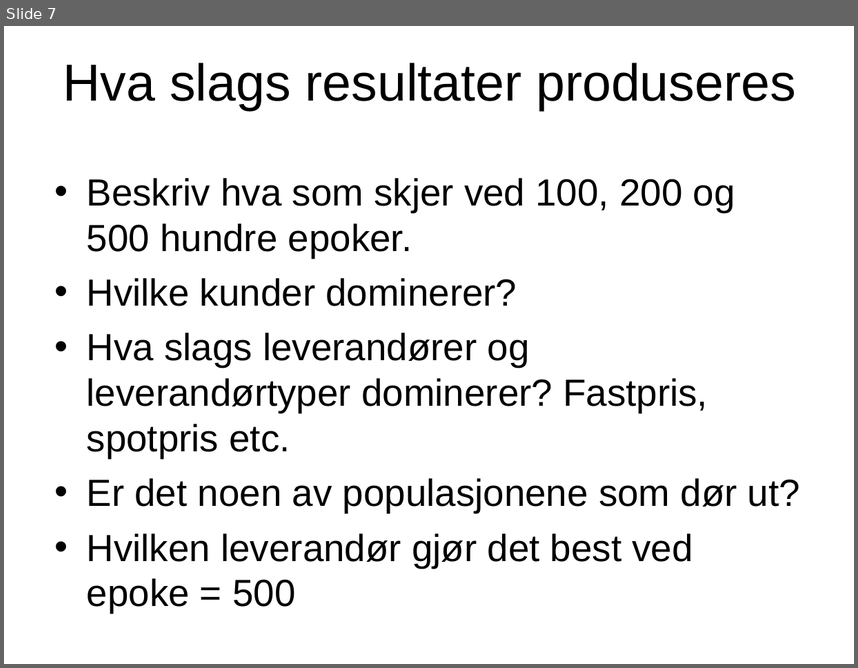
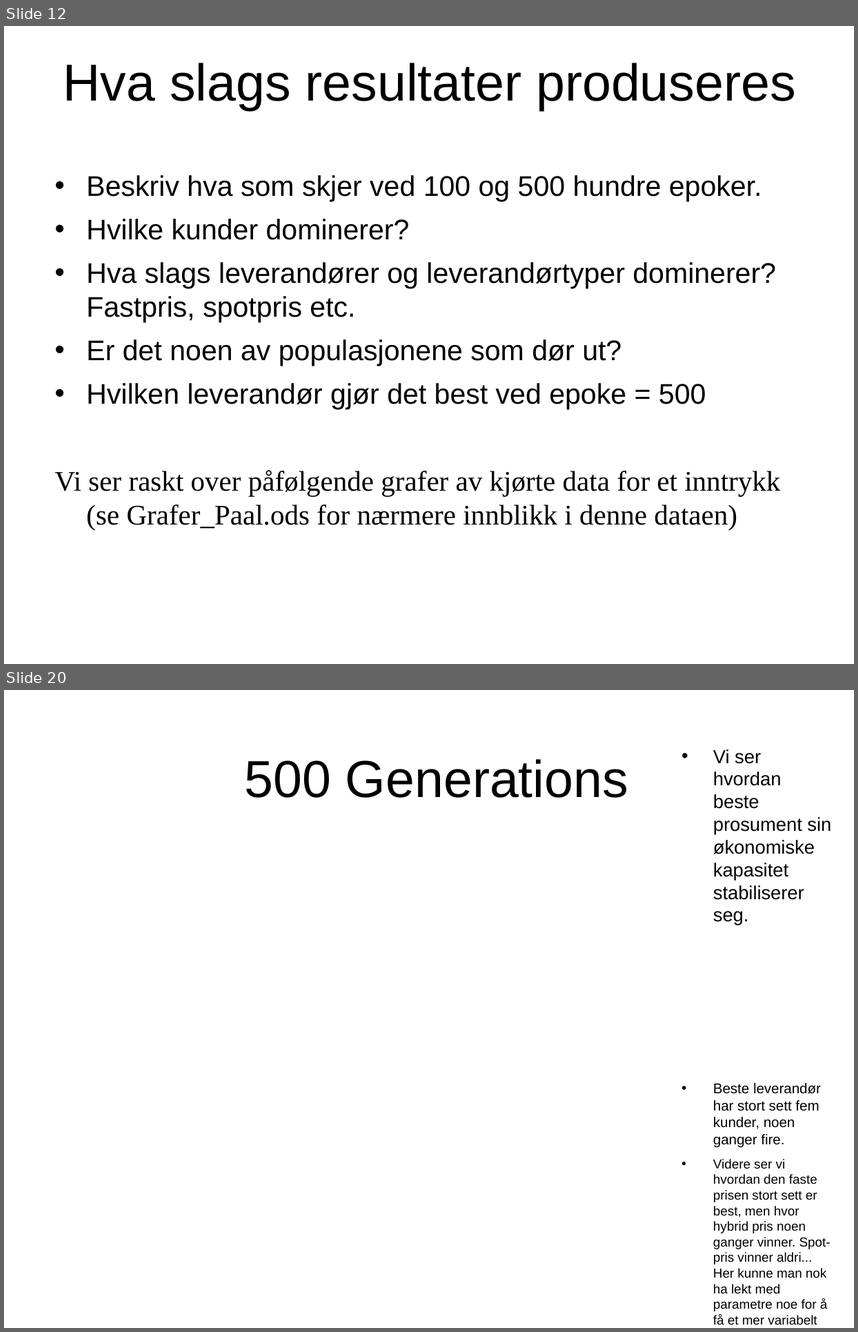
Before and after one commit to ptrefall/ste6246tradingagent, a slide deck: doc/4D_slides_Paal.ppt. Shown one above the other, each under a label of ours: slide 7 before the commit, slides 12 and 20 after it; the slides between them are not shown. The pictures are 858x668 and 858x1332 pixels, drawn with LibreOffice and Linux fonts; fonts in the diff are those of the drawing; background and template pictures are left out. Boxes give left, top, right and bottom in pixels: in the first picture for what was removed or moved away, otherwise in the second. Text is boxed around its words. In the diff, an @@ line names an element or a change of style, - is before the commit and + after.

```diff
--- a/doc/4D_slides_Paal.ppt
+++ b/doc/4D_slides_Paal.ppt
@@ slide 20 added at bbox=[4, 690, 854, 1328], background picture (left out) @@
@@ text added at bbox=[713, 749, 831, 900], 16 pt, text #000000 @@
+• Vi ser hvordan beste prosument sin økonomiske kapasitet stabiliserer seg.
@@ text added at bbox=[244, 759, 628, 798], 44 pt, text #000000 @@
+500 Generations
@@ text added at bbox=[713, 1083, 831, 1325], 11 pt, text #000000 @@
+• Beste leverandør har stort sett fem kunder, noen ganger fire.
+• Videre ser vi hvordan den faste prisen stort sett er best, men hvor hybrid pris noen ganger vinner. Spot-pris vinner aldri... Her kunne man nok ha lekt med parametre noe for å få et mer variabelt resultat.
@@ what was slide 7 is now slide 12 @@
@@ slide 12 changed as well @@
@@ text at bbox=[86, 175, 762, 202]: text changed; size 32 to 24 pt @@
-• Beskriv hva som skjer ved 100, 200 og 500 hundre epoker.
+• Beskriv hva som skjer ved 100 og 500 hundre epoker.
@@ text at bbox=[86, 219, 776, 410]: size 32 to 24 pt in "Hvilke kunder dominerer?", "Hva slags leverandører og leverandørtyper dominerer? Fastpri ...", "Er det noen av populasjonene som dør ...", "Hvilken leverandør gjør det best ved epoke ..." @@
@@ text at bbox=[55, 470, 780, 530]: paragraph added @@
+Vi ser raskt over påfølgende grafer av kjørte data for et inntrykk (se Grafer_Paal.ods for nærmere innblikk i denne dataen)
```
Also in this commit, not shown: 5 other slides changed, 14 other slides added, 11 slides removed, 1 other file.
